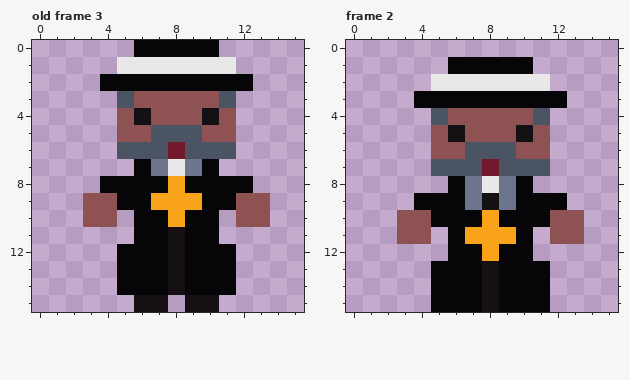
One commit to this pixel-art file: assets/Sprites/Sprite-0001.ase. The picture above was drawn from the file before the commit.
16x16 pixels, 3 frames. Shown: old frame 3, frame 2. The commit also changed other frames, which this record leaves out.
And afterwards:
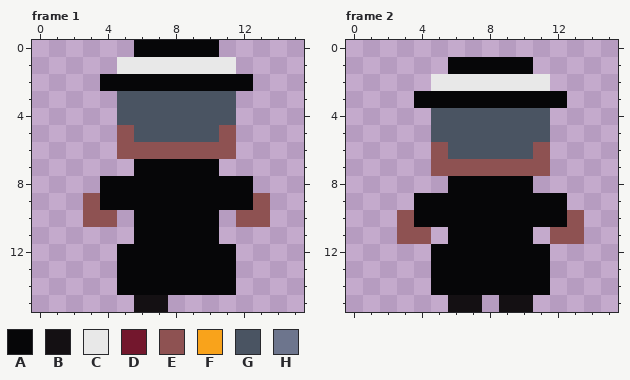
Palette (. is transparent): A #060608  B #141013  C #e8e8e8  D #73172d  E #8e5252  F #f9a31b  G #4a5462  H #6d758d
A new or re-ordered frame is compared with the old frame closest to it.
Change:
layer "Layer 2" now hidden
layer "Layer 3" added
frames re-ordered
Frame 1 against old frame 3:
The author changed colour B to colour A in rows 11 to 14 at x 8.
The author changed colour C to colour A in row 7 at x 8.
The author changed colour E to colour A in row 9 at x 4 and 12.
The author changed colour F to colour A in row 8 at x 8; in row 9 at x 7 to 9; in row 10 at x 8.
The author changed colour H to colour A in row 7 at x 7 and 9.
The author changed colour D to colour E in row 6 at x 8.
The author changed colour G to colour E in row 6 at x 5 to 7 and 9 to 11.
The author changed colour B to colour G in row 4 at x 6 and 10.
The author changed colour E to colour G in row 3 at x 6 to 10; in row 4 at x 5, 7 to 9 and 11; in row 5 at x 6 and 10.
The author cleared colour B in row 15 at x 9 to 10.
Frame 2:
Colour A now appears in row 12 at x 5 and 11.
The author changed colour B to colour A in row 9 at x 8; in rows 13 to 14 at x 8.
The author changed colour C to colour A in row 8 at x 8.
The author changed colour E to colour A in row 10 at x 4 and 12.
The author changed colour F to colour A in row 10 at x 8; in row 11 at x 7 to 9; in row 12 at x 8.
The author changed colour H to colour A in rows 8 to 9 at x 7 and 9.
The author changed colour A to colour B in row 15 at x 6 to 7 and 9 to 10.
The author changed colour D to colour E in row 7 at x 8.
The author changed colour G to colour E in row 7 at x 5 to 7 and 9 to 11.
The author changed colour B to colour G in row 5 at x 6 and 10.
The author changed colour E to colour G in row 4 at x 6 to 10; in row 5 at x 5, 7 to 9 and 11; in row 6 at x 6 and 10.
The author cleared colour A in row 15 at x 5 and 11.
The author cleared colour B in row 15 at x 8.
Where, in picture pixels (left, top, right, bottom), the same in both pictures:
changed: (100, 91, 253, 312)
changed: (414, 108, 567, 312)
